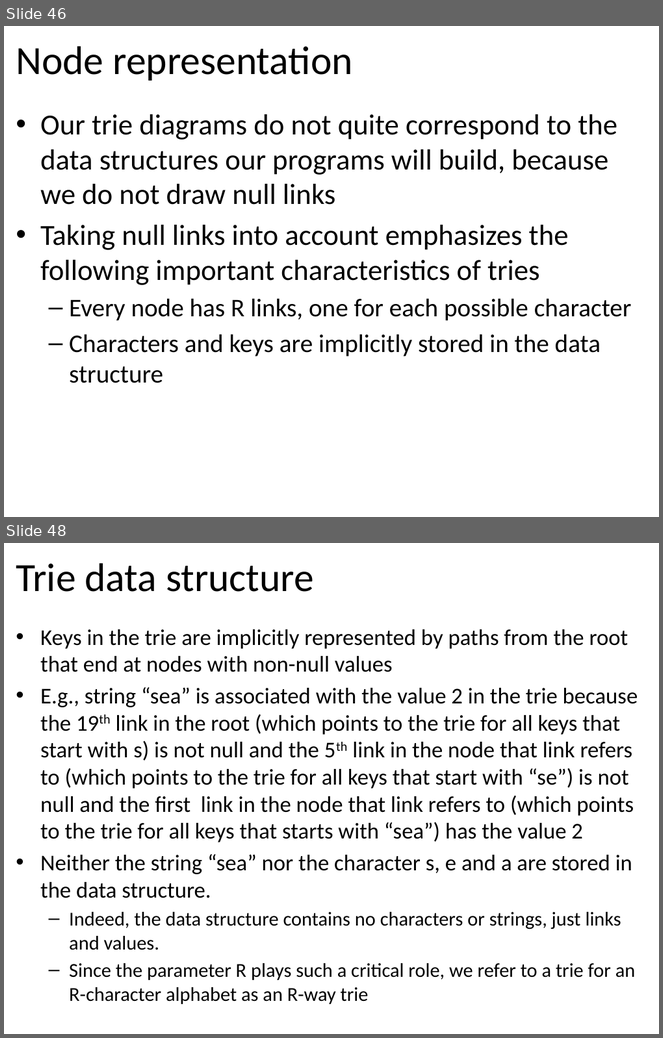
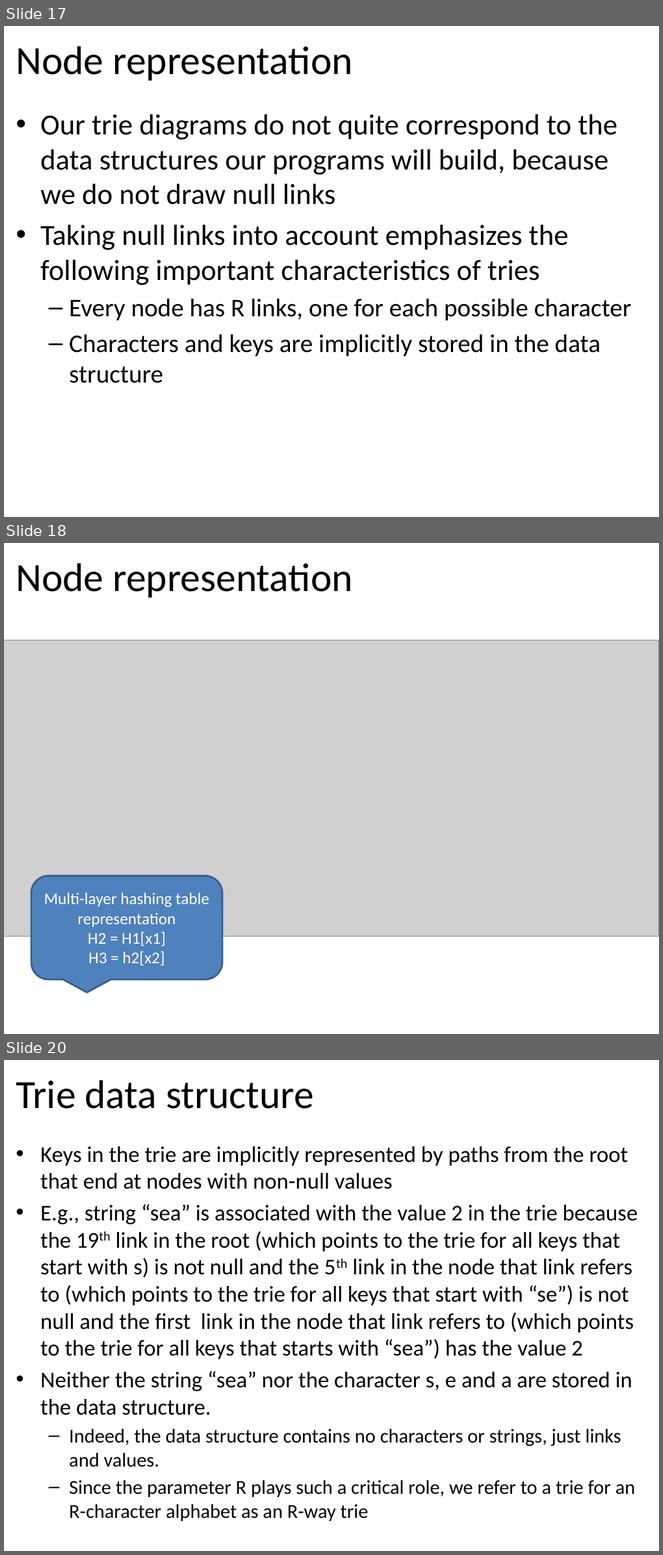
Before and after one commit to tutrunghieu/dsa-2017-java-tutorial, a slide deck: dsa2017-java-online/handouts/data-day06-string/Lecture 10, 11 (Teach in 2 days) - String.pptx. Shown one above the other, each under a label of ours: slides 46 and 48 before the commit, slides 17, 18 and 20 after it; the slides between them are not shown. The pictures are 663x1038 and 663x1555 pixels, drawn with LibreOffice and Linux fonts; fonts in the diff are those of the drawing; grey boxes stand for pictures. Boxes give left, top, right and bottom in pixels: in the first picture for what was removed or moved away, otherwise in the second. Text is boxed around its words. In the diff, an @@ line names an element or a change of style, - is before the commit and + after.

```diff
--- a/dsa2017-java-online/handouts/data-day06-string/Lecture 10, 11 (Teach in 2 days) - String.pptx
+++ b/dsa2017-java-online/handouts/data-day06-string/Lecture 10, 11 (Teach in 2 days) - String.pptx
@@ slide 18 added at bbox=[4, 543, 659, 1034], background #FFFFFF @@
@@ title added at bbox=[16, 563, 352, 598], 44 pt, text #000000 @@
+Node representation
@@ picture added at bbox=[4, 641, 659, 937] @@
@@ rounded speech box added at bbox=[31, 876, 223, 979], fill #4F81BD, outline #3A5F8C 2 pt, 18 pt, text #FFFFFF @@
+Multi-layer hashing table representation
+H2 = H1[x1]
+H3 = h2[x2]
@@ what was slide 46 is now slide 17 @@
@@ what was slide 48 is now slide 20 @@
```
Also in this commit, not shown: 4 slides changed, 8 other slides added, 5 slides removed, 1 other file.
